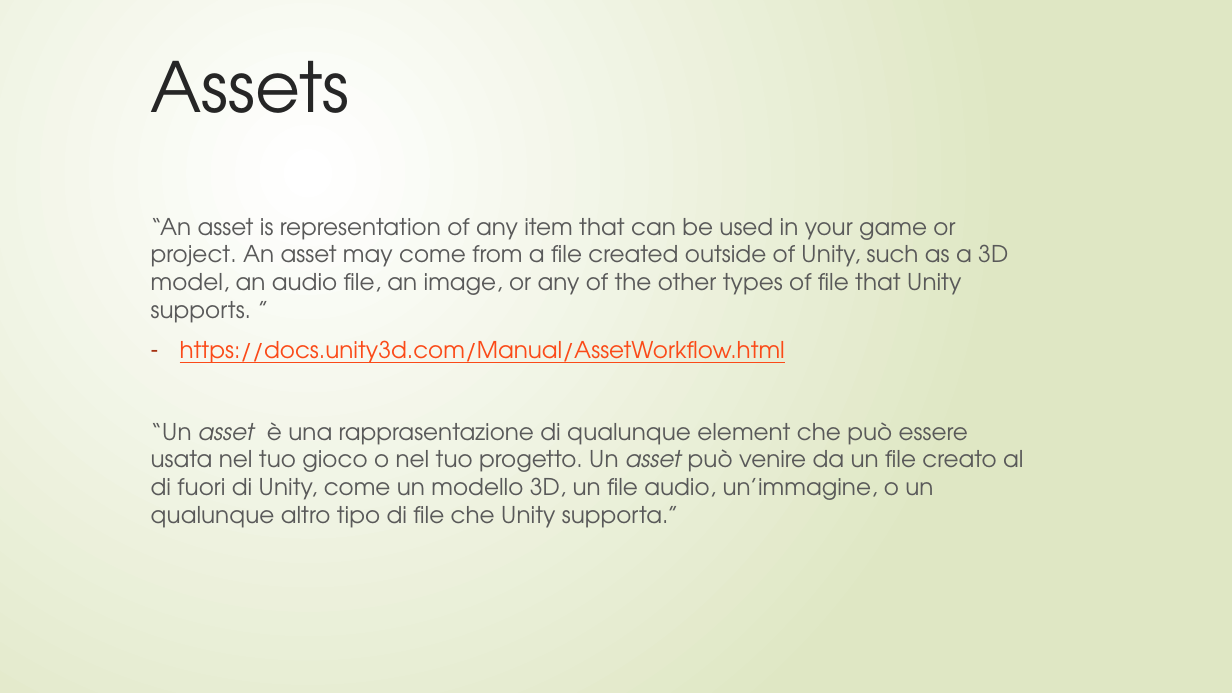
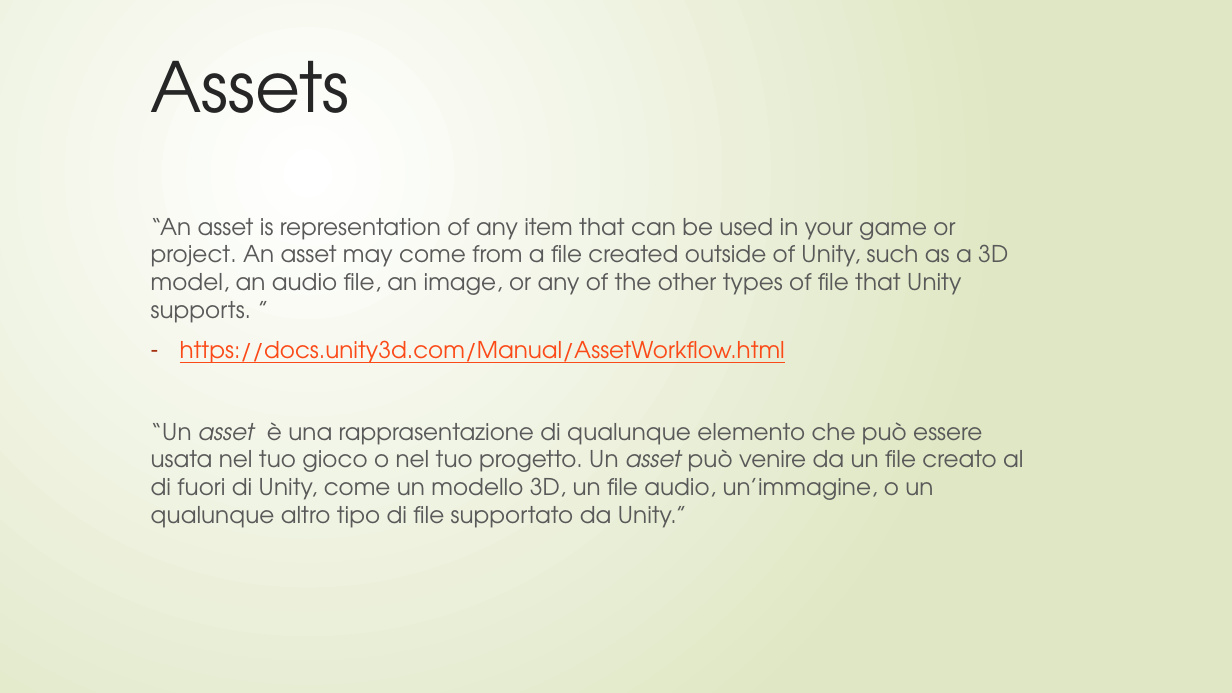
Before and after one commit to Looooord/Corso-Unity, a slide deck: slide 5 of Crea il tuo videogioco.pptx. Drawn at 1232x693 pixels with LibreOffice and Linux fonts; fonts in the diff are those of the drawing. Boxes give left, top, right and bottom in pixels: in the first picture for what was removed or moved away, otherwise in the second. Text is boxed around its words. In the diff, an @@ line names an element or a change of style, - is before the commit and + after.

```diff
--- a/Crea il tuo videogioco.pptx
+++ b/Crea il tuo videogioco.pptx
@@ subtitle at bbox=[151, 422, 1023, 528]: text changed @@
-“Un asset è una rapprasentazione di qualunque element che può essere usata nel tuo gioco o nel tuo progetto. Un asset può venire da un file creato al di fuori di Unity, come un modello 3D, un file audio, un’immagine, o un qualunque altro tipo di file che Unity supporta.”
+“Un asset è una rapprasentazione di qualunque elemento che può essere usata nel tuo gioco o nel tuo progetto. Un asset può venire da un file creato al di fuori di Unity, come un modello 3D, un file audio, un’immagine, o un qualunque altro tipo di file supportato da Unity.”
```
Also in this commit, not shown: 4 other slides changed, 2 slides added, 31 other files.
